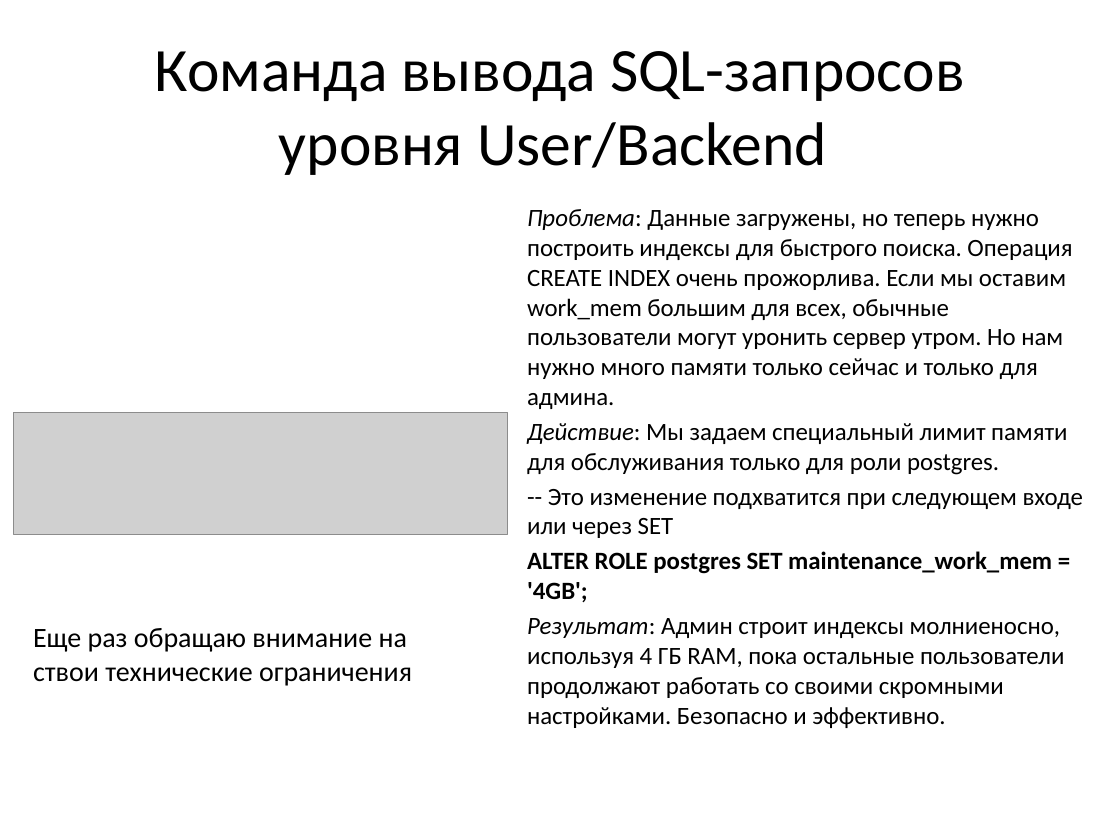
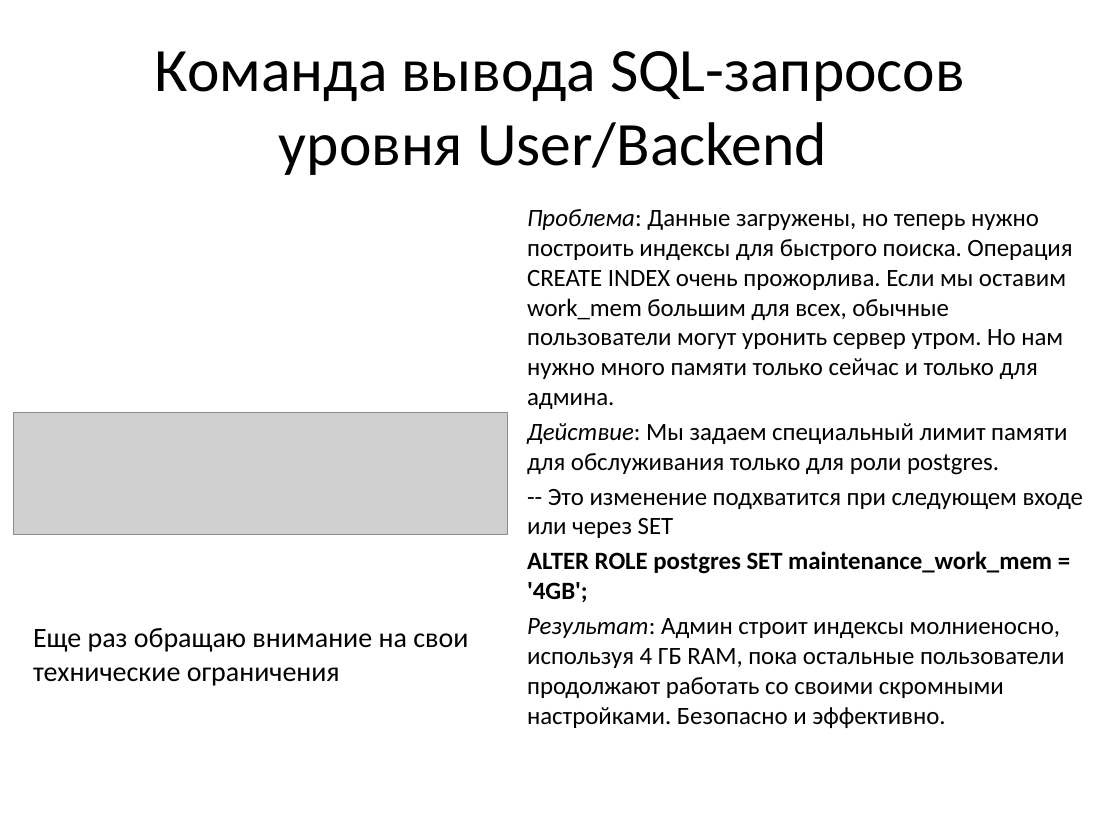
Before and after one commit to alexeysklemin/Cheat_Sheets, a slide deck: slide 7 of For DBA/3. Управление состоянием СУБД/Postgresql управление состоянием СУБД.pptx. Drawn at 1120x840 pixels with LibreOffice and Linux fonts; fonts in the diff are those of the drawing; grey boxes stand for pictures. Boxes give left, top, right and bottom in pixels: in the first picture for what was removed or moved away, otherwise in the second. Text is boxed around its words. In the diff, an @@ line names an element or a change of style, - is before the commit and + after.

```diff
--- a/For DBA/3. Управление состоянием СУБД/Postgresql управление состоянием СУБД.pptx
+++ b/For DBA/3. Управление состоянием СУБД/Postgresql управление состоянием СУБД.pptx
@@ text at [33,628,468,686]: text changed @@
-Еще раз обращаю внимание на ствои технические ограничения
+Еще раз обращаю внимание на свои технические ограничения
```
Also in this commit, not shown: 3 other slides changed, 27 other files.
